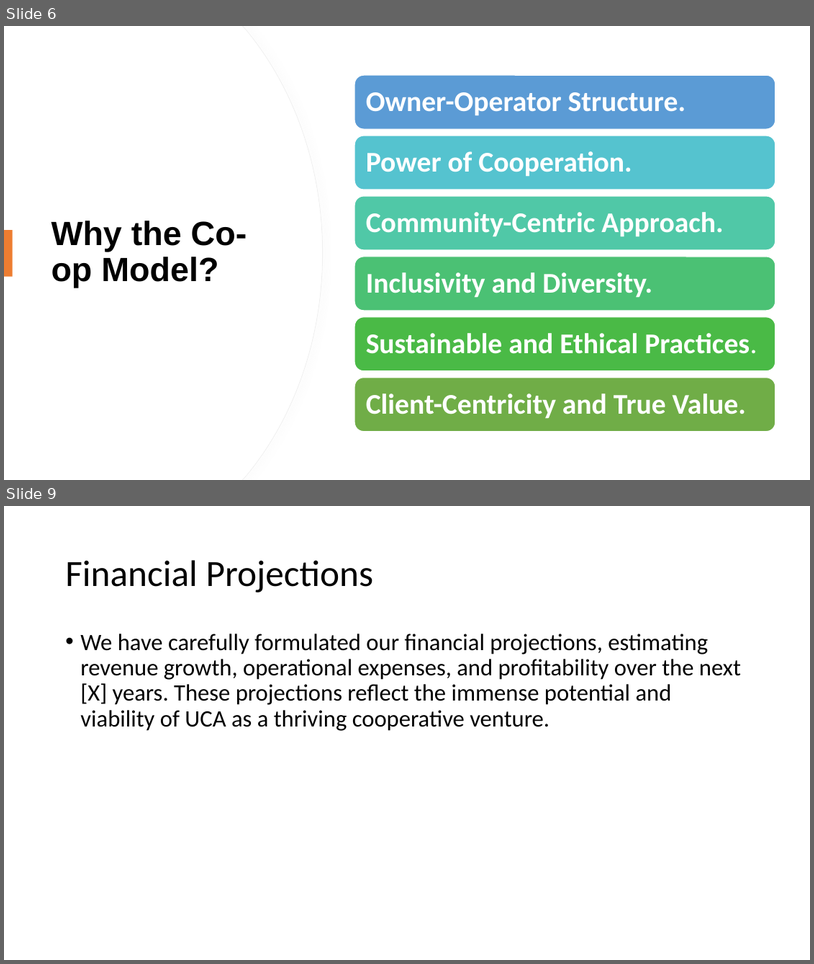
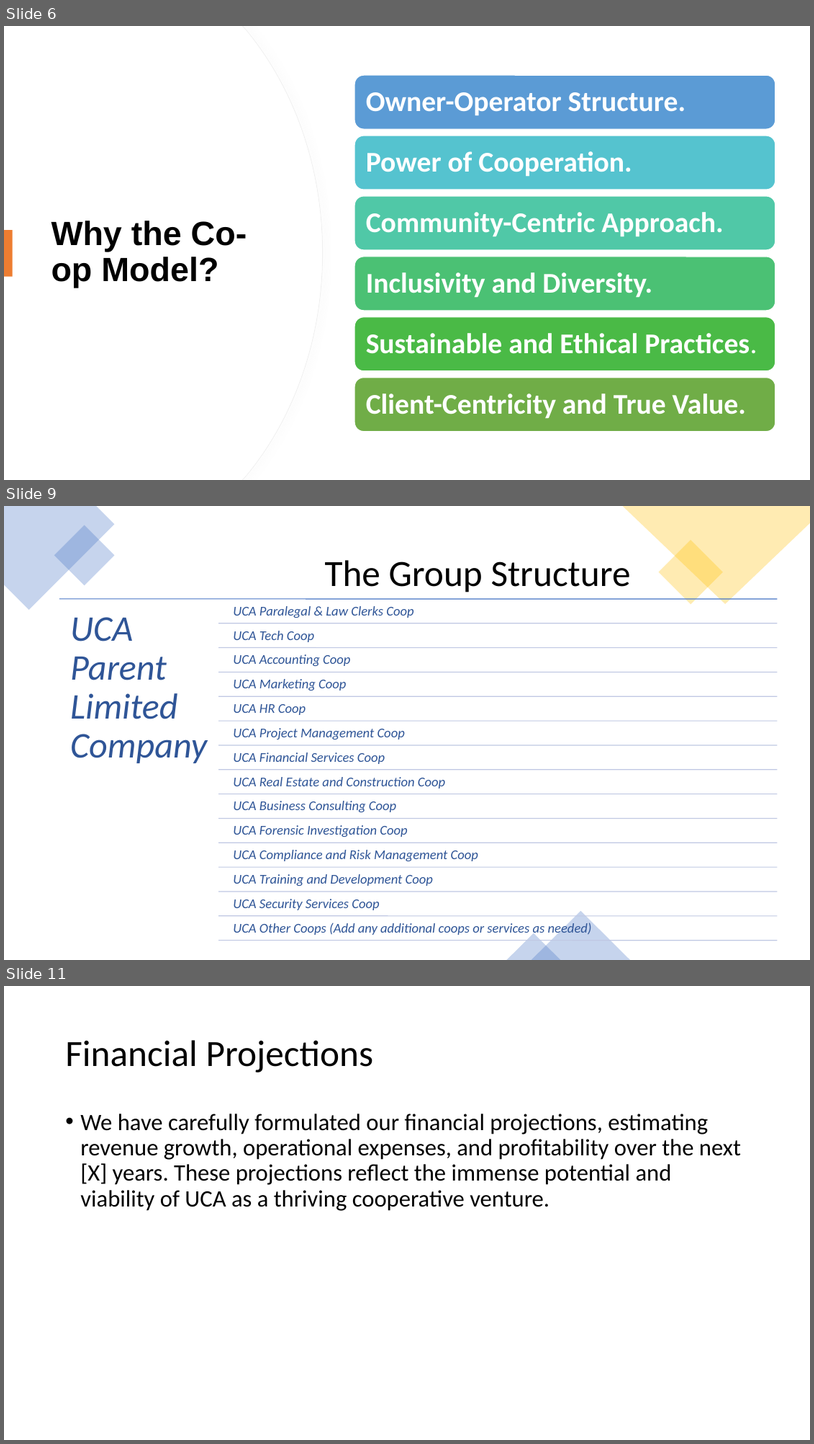
Before and after one commit to kipronorugut/UCA, a slide deck: Presentations/UCA-First-Draft.pptx. Shown one above the other, each under a label of ours: slides 6 and 9 before the commit, slides 6, 9 and 11 after it; the slides between them are not shown. The pictures are 814x964 and 814x1444 pixels, drawn with LibreOffice and Linux fonts; fonts in the diff are those of the drawing. Boxes give left, top, right and bottom in pixels: in the first picture for what was removed or moved away, otherwise in the second. Text is boxed around its words. In the diff, an @@ line names an element or a change of style, - is before the commit and + after.

```diff
--- a/Presentations/UCA-First-Draft.pptx
+++ b/Presentations/UCA-First-Draft.pptx
@@ slide 9 added at box(4, 506, 810, 960), background #FFFFFF @@
@@ freeform shape added at box(4, 506, 115, 610), fill #4472C4 at 30% opacity @@
@@ rectangle added at box(54, 525, 115, 586), fill #4472C4 at 30% opacity @@
@@ freeform shape added at box(623, 506, 810, 604), fill #FFC000 at 30% opacity @@
@@ rectangle added at box(658, 540, 723, 605), fill #FFC000 at 30% opacity @@
@@ title added at box(325, 560, 631, 592), 44 pt, text #000000 @@
+The Group Structure
@@ triangle added at box(532, 911, 630, 960), fill #4472C4 at 30% opacity @@
@@ triangle added at box(507, 933, 561, 960), fill #4472C4 at 30% opacity @@
@@ group added at box(59, 599, 778, 939): 15 lines, 15 texts @@
+UCA Parent Limited Company
+UCA Paralegal & Law Clerks Coop
+UCA Tech Coop
+UCA Accounting Coop
+UCA Marketing Coop
+UCA HR Coop
+UCA Project Management Coop
+UCA Financial Services Coop
+UCA Real Estate and Construction Coop
+UCA Business Consulting Coop
+UCA Forensic Investigation Coop
+UCA Compliance and Risk Management Coop
+UCA Training and Development Coop
+UCA Security Services Coop
+UCA Other Coops (Add any additional coops or services as needed)
@@ what was slide 9 is now slide 11 @@
```
Also in this commit, not shown: 3 slides changed, 3 other slides added, 2 slides removed.
